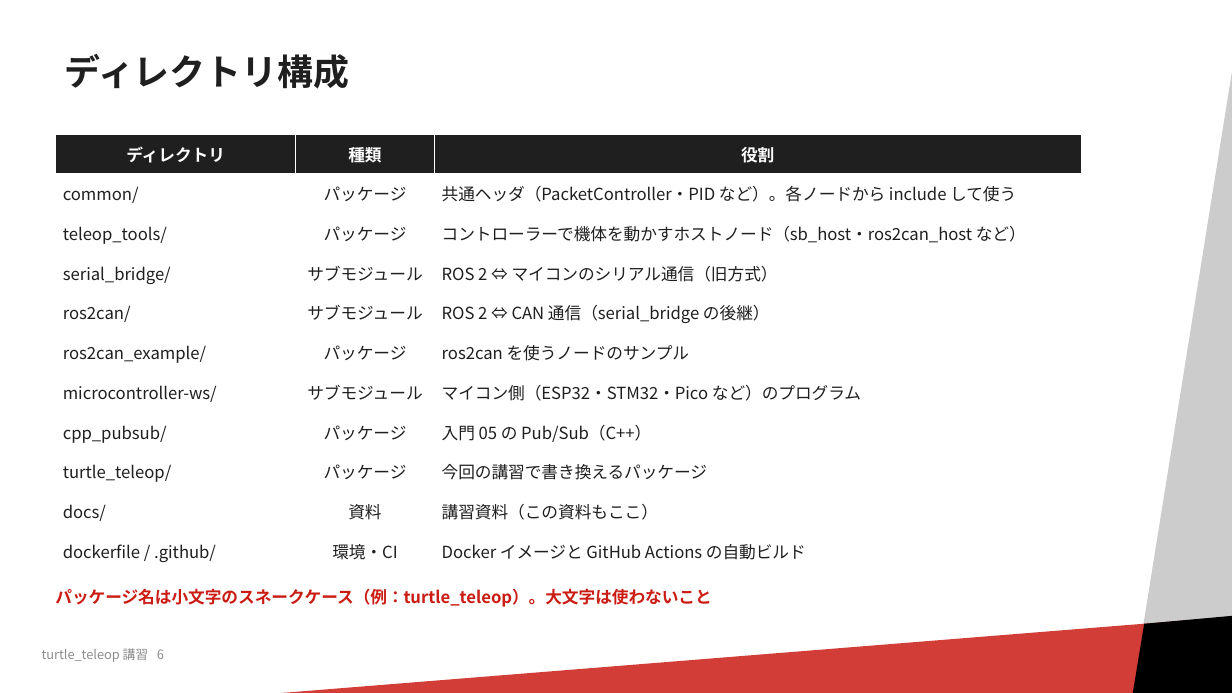
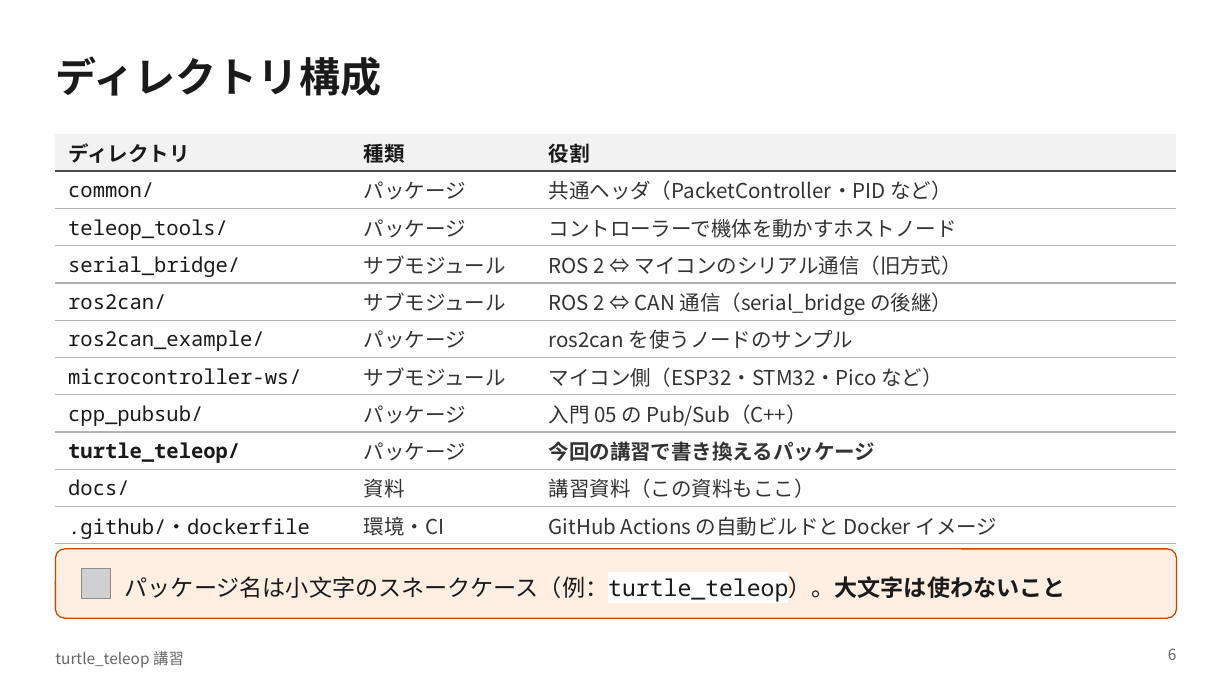
Before and after one commit to RRST-NHK-Project/rrst-ros2-ws-practice, a slide deck: slide 6 of docs/turtle_teleop講習.pptx. Drawn at 1232x693 pixels with LibreOffice and Linux fonts; fonts in the diff are those of the drawing; grey boxes stand for pictures; background and template pictures are left out. Boxes give left, top, right and bottom in pixels: in the first picture for what was removed or moved away, otherwise in the second. Text is boxed around its words. In the diff, an @@ line names an element or a change of style, - is before the commit and + after.

Commit message:
講習資料の修正

```diff
--- a/docs/turtle_teleop講習.pptx
+++ b/docs/turtle_teleop講習.pptx
@@ rectangle removed at [1042,17,1232,693] @@
@@ title "ディレクトリ構成": place and size @@
-title "ディレクトリ構成" at [65,54,350,89]
+title "ディレクトリ構成" at [55,56,381,96]
@@ title "ディレクトリ構成" at [55,56,381,96]: size 28 to 32 pt, text colour #1F1F1F to #1A1A1A; line spacing 0.9 to 1; less space between paragraphs @@
@@ table at [55,134,1177,543] @@
-row 2, column 3: 共通ヘッダ（PacketController・PID など）。各ノードから include して使う
+row 2, column 3: 共通ヘッダ（PacketController・PID など）
-row 3, column 3: コントローラーで機体を動かすホストノード（sb_host・ros2can_host など）
+row 3, column 3: コントローラーで機体を動かすホストノード
-row 7, column 3: マイコン側（ESP32・STM32・Pico など）のプログラム
+row 7, column 3: マイコン側（ESP32・STM32・Pico など）
-row 11, column 1: dockerfile / .github/
+row 11, column 1: .github/・dockerfile
-row 11, column 3: Docker イメージと GitHub Actions の自動ビルド
+row 11, column 3: GitHub Actions の自動ビルドと Docker イメージ
@@ fill #1F1F1F to #F2F2F2 in row 1 @@
@@ size 13 to 16 pt in "ディレクトリ", "種類", "役割", "common/" and 24 more places @@
@@ text colour #FFFFFF to #1A1A1A in "ディレクトリ", "種類", "役割" @@
@@ font Noto Sans CJK JP to Noto Sans Mono, text colour #1F1F1F to #1A1A1A in "common/", "teleop_tools/", "serial_bridge/", "ros2can/" and 5 more places @@
@@ text colour #1F1F1F to #333333 in "パッケージ", "パッケージ", "サブモジュール", "ROS 2 ⇔ マイコンのシリアル通信（旧方式）" and 12 more places @@
@@ bold on in "turtle_teleop/", "今回の講習で書き換えるパッケージ" @@
@@ alignment centre to left @@
@@ borders changed @@
@@ table: place and size @@
-table at [55,134,1081,571]
+table at [55,134,1177,543]
@@ rounded rectangle added at [55,549,1177,618], fill #FFEEE2, outline #C74700 1 pt @@
@@ picture added at [81,569,111,599] @@
@@ text "パッケージ名は小文字のスネークケース（例：turtle_teleop）。大文字は使わないこと": place and size @@
-text "パッケージ名は小文字のスネークケース（例：turtle_teleop）。大文字は使わないこと" at [55,588,711,607]
+text "パッケージ名は小文字のスネークケース（例：turtle_teleop）。大文字は使わないこと" at [125,576,1066,601]
@@ text "パッケージ名は小文字のスネークケース（例：turtle_teleop）。大文字は使わないこと" at [125,576,1066,601]: size 13 to 18 pt, text colour #CB1C14 to #1A1A1A; font Noto Sans CJK JP to Noto Sans Mono, highlight none to #FFFFFF, bold off in "パッケージ名は小文字のスネークケース（例：turtle_teleop）。大文字は使わないこと"; line spacing 1 to 27pt; less space between paragraphs @@
@@ rectangle removed at [52,610,1232,693] @@
@@ parallelogram removed at [1117,610,1232,693] @@
@@ text removed at [42,648,164,662] @@
-turtle_teleop 講習 6
@@ text added at [55,651,184,668], 12 pt, text #666666 @@
+turtle_teleop 講習
@@ page number added at [1168,648,1177,660], 12 pt, text #666666 @@
+6
```
Also in this commit, not shown: 29 other slides changed, 1 slide added, 5 other files.
